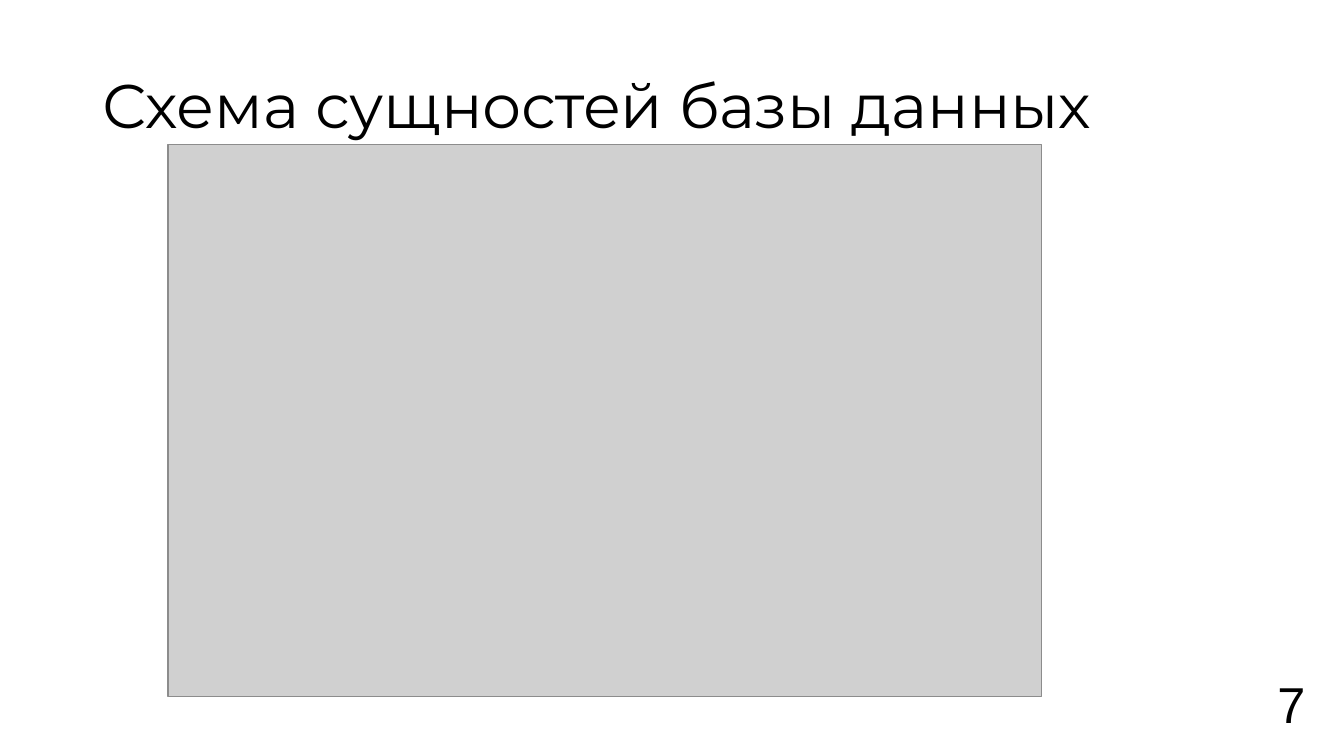
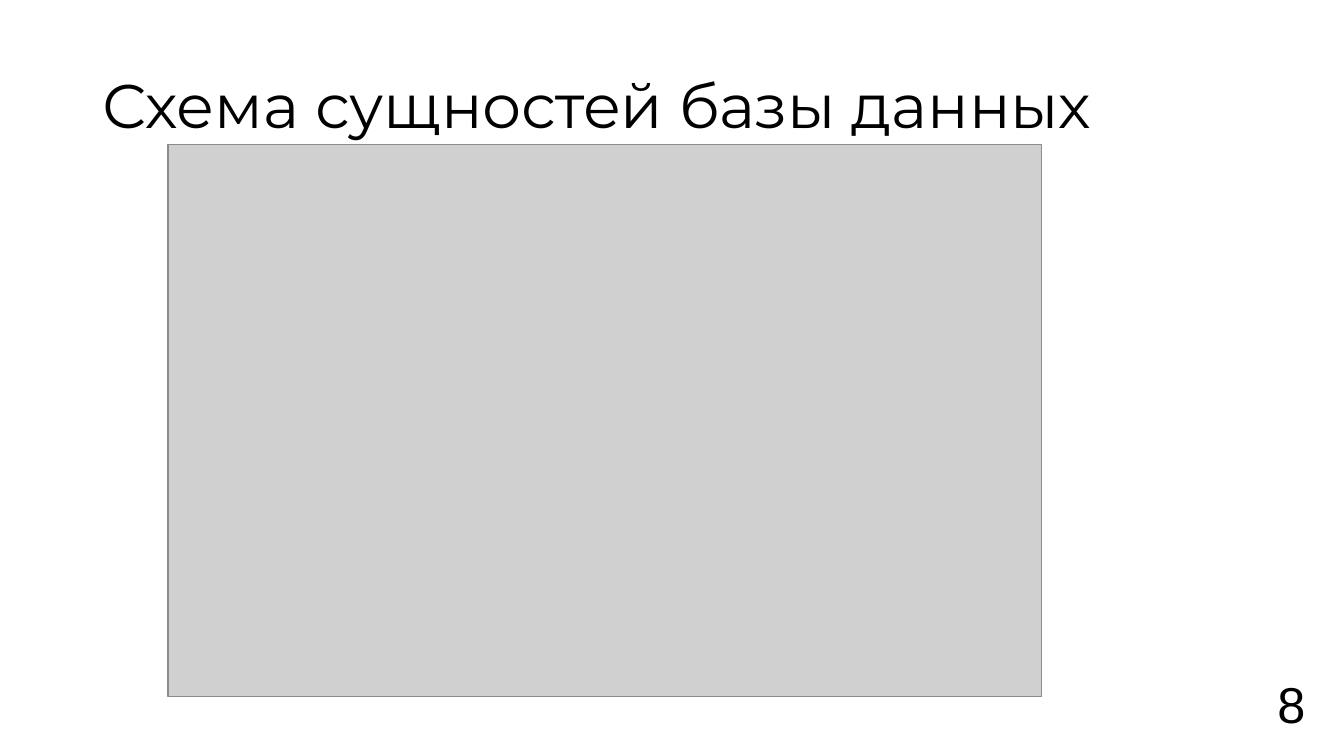
Before and after one commit to vafeenLabs/coursework-report_6-semester, a slide deck: slide 8 of Vafeen_3_61_presentation.pptx (slide 7 before the commit). Drawn at 1344x756 pixels with LibreOffice and Linux fonts; fonts in the diff are those of the drawing; grey boxes stand for pictures. Boxes give left, top, right and bottom in pixels: in the first picture for what was removed or moved away, otherwise in the second. Text is boxed around its words. In the diff, an @@ line names an element or a change of style, - is before the commit and + after.

```diff
--- a/Vafeen_3_61_presentation.pptx
+++ b/Vafeen_3_61_presentation.pptx
@@ text at box(1277, 687, 1305, 724): text changed @@
-7
+8
```
Also in this commit, not shown: 5 other slides changed, 1 slide added, 1 other file.
